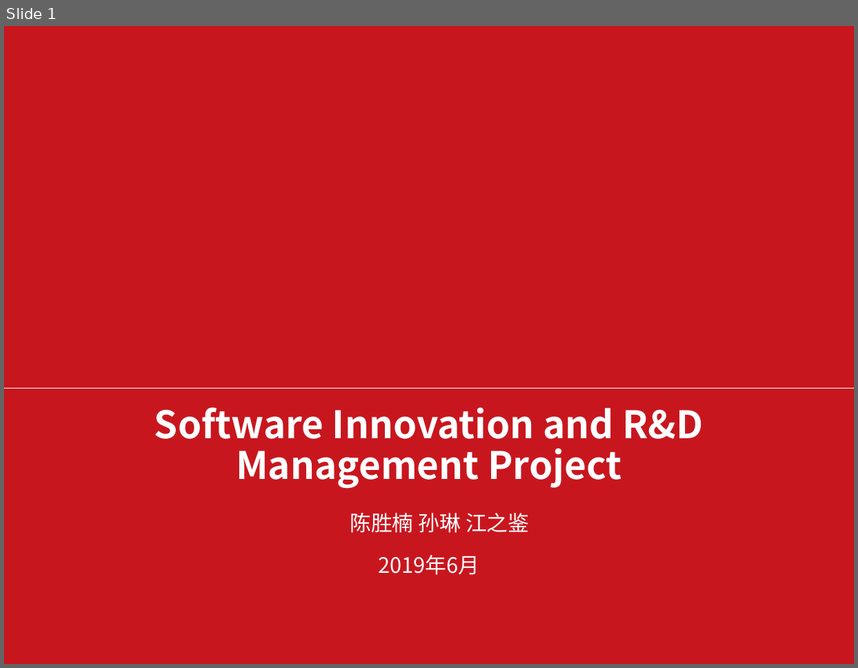
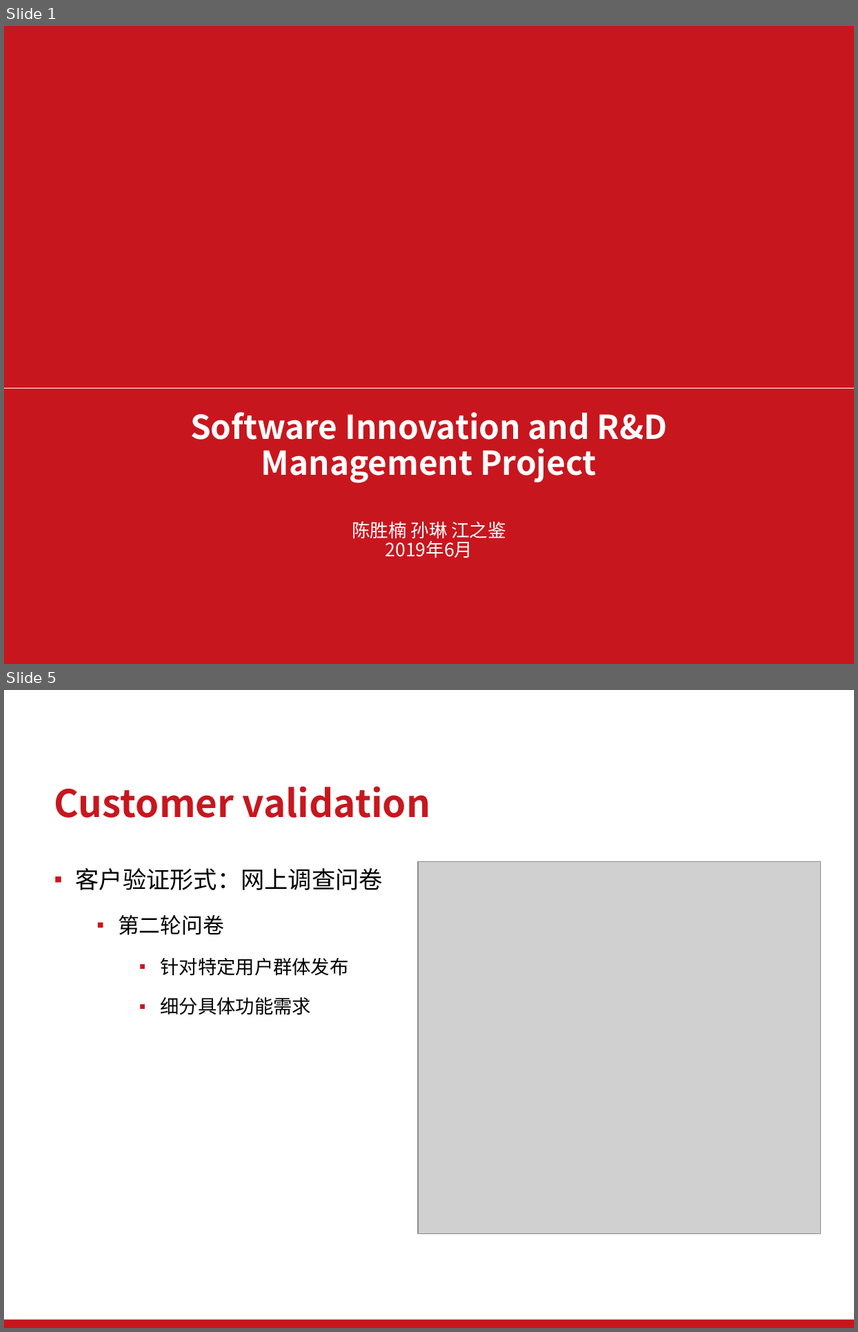
Before and after one commit to 962372515csn/e-school, a slide deck: ppt/软件创新.pptx. Shown one above the other, each under a label of ours: slide 1 before the commit, slides 1 and 5 after it; the slides between them are not shown. The pictures are 858x668 and 858x1332 pixels, drawn with LibreOffice and Linux fonts; fonts in the diff are those of the drawing; grey boxes stand for pictures; background and template pictures are left out. Boxes give left, top, right and bottom in pixels: in the first picture for what was removed or moved away, otherwise in the second. Text is boxed around its words. In the diff, an @@ line names an element or a change of style, - is before the commit and + after.

```diff
--- a/ppt/软件创新.pptx
+++ b/ppt/软件创新.pptx
@@ slide 5 added at box(4, 690, 854, 1328), background #FFFFFF @@
@@ title added at box(54, 786, 430, 818), 32 pt, text #C8161E, bold @@
+Customer validation
@@ text added at box(76, 868, 383, 1015), 16 pt, text #000000 @@
+▪ 客户验证形式：网上调查问卷
+  ▪ 第二轮问卷
+    ▪ 针对特定用户群体发布
+    ▪ 细分具体功能需求
@@ picture added at box(418, 862, 820, 1233) @@
@@ rectangle added at box(4, 1319, 854, 1328), fill #C9151E @@
@@ slide 1 changed as well @@
@@ title "Software Innovation and R&D Management ..." at box(190, 412, 668, 483): size 32 to 27.8 pt @@
@@ text "陈胜楠 孙琳 江之鉴" at box(352, 521, 506, 557): size 18 to 15.5 pt; bullet ▪ to none; line spacing 1.2 to 0.9; less space between paragraphs @@
```
Also in this commit, not shown: 2 other slides changed, 6 other slides added, 3 slides removed, 2 other files.
